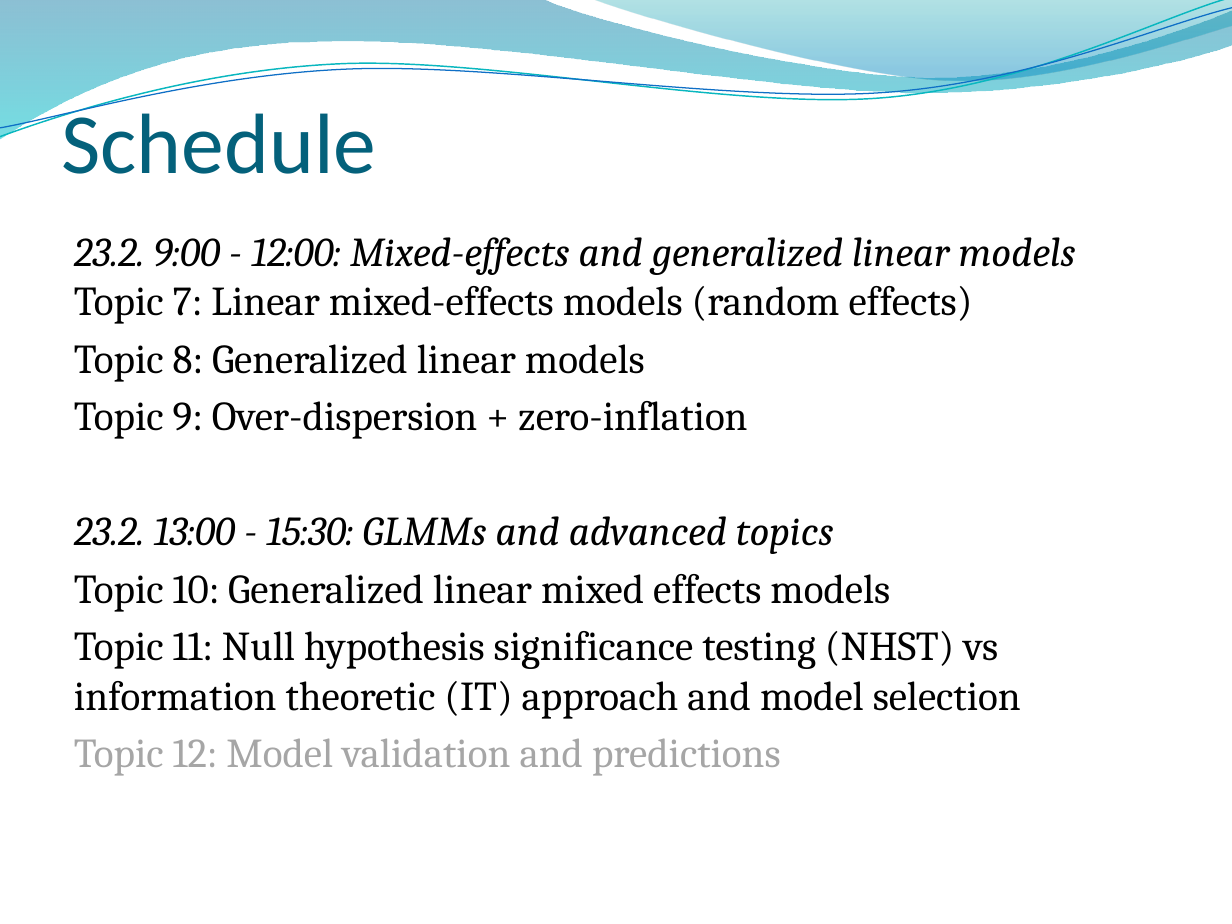
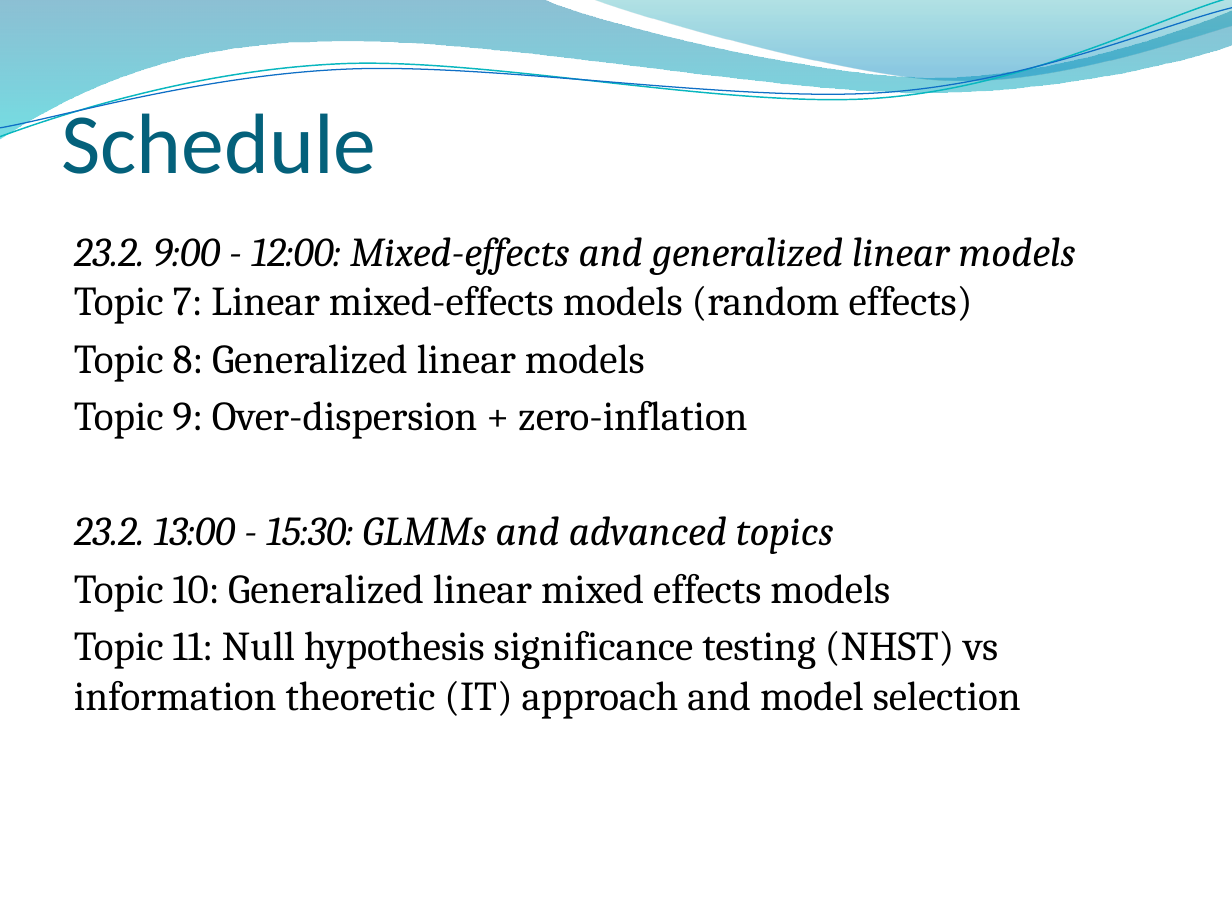
Before and after one commit to ricschuster/R_Workshop_Vienna_2018_02, a slide deck: slide 3 of ppts/Topic 1 The basics of R.pptx. Drawn at 1232x924 pixels with LibreOffice and Linux fonts; fonts in the diff are those of the drawing; background and template pictures are left out. Boxes give left, top, right and bottom in pixels: in the first picture for what was removed or moved away, otherwise in the second. Text is boxed around its words. In the diff, an @@ line names an element or a change of style, - is before the commit and + after.

```diff
--- a/ppts/Topic 1 The basics of R.pptx
+++ b/ppts/Topic 1 The basics of R.pptx
@@ text at [74, 738, 781, 776]: paragraph removed @@
-Topic 12: Model validation and predictions
```
Also in this commit, not shown: 2 other files.
